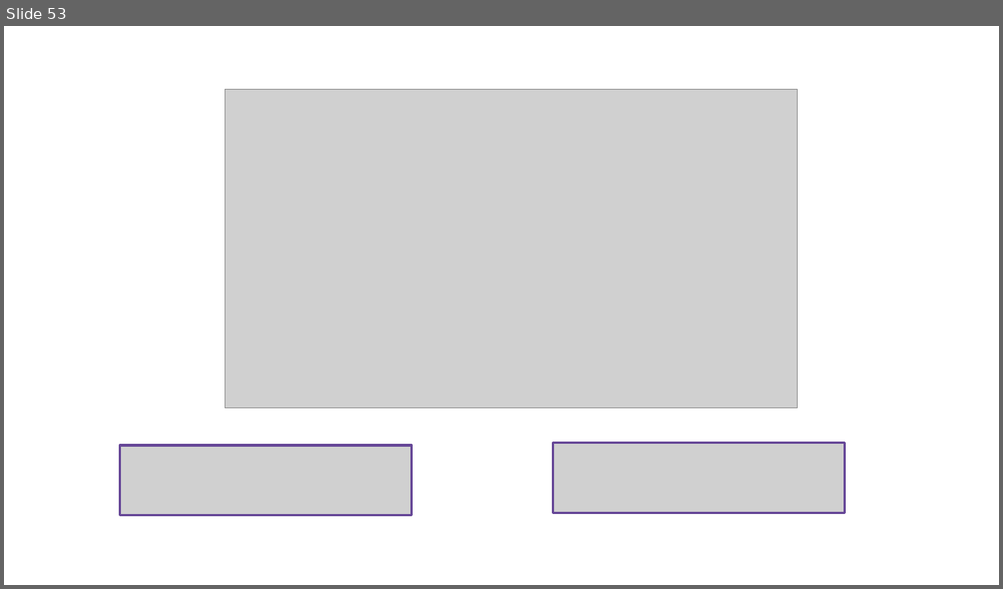
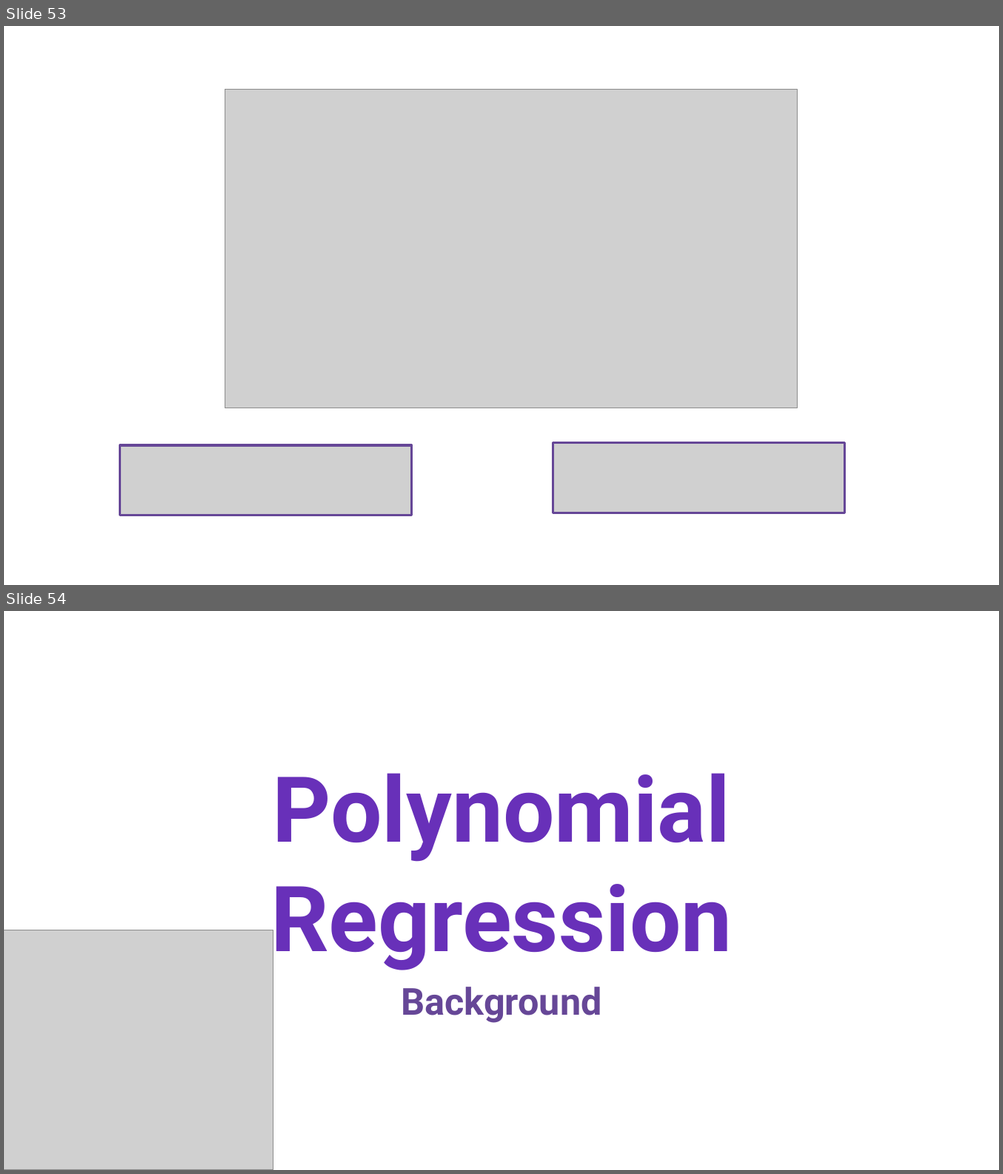
Before and after one commit to inesriahi/Machine-Learning-Course, a slide deck: slides.pptx. Shown one above the other, each under a label of ours: slide 53 before the commit, slides 53 and 54 after it. The pictures are 1003x589 and 1003x1174 pixels, drawn with LibreOffice and Linux fonts; fonts in the diff are those of the drawing; grey boxes stand for pictures. Boxes give left, top, right and bottom in pixels: in the first picture for what was removed or moved away, otherwise in the second. Text is boxed around its words. In the diff, an @@ line names an element or a change of style, - is before the commit and + after.

Commit message:
polynomial-regression-1

```diff
--- a/slides.pptx
+++ b/slides.pptx
@@ slide 54 added at (4, 611, 999, 1170), background #FFFFFF @@
@@ text added at (270, 773, 732, 972), 88 pt, text #6830B9, bold @@
+Polynomial Regression
@@ picture added at (4, 931, 273, 1170) @@
@@ text added at (401, 987, 601, 1023), 36 pt, text #664797, bold @@
+Background
```
Also in this commit, not shown: 14 other slides added, 1 other file.
